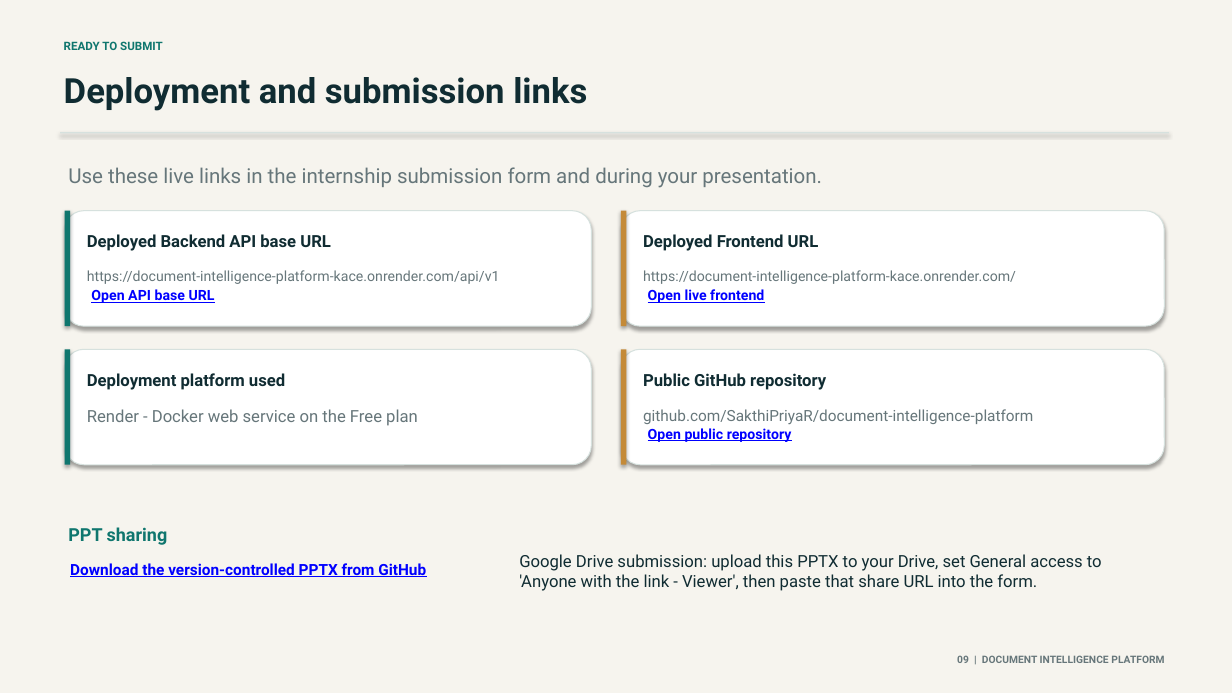
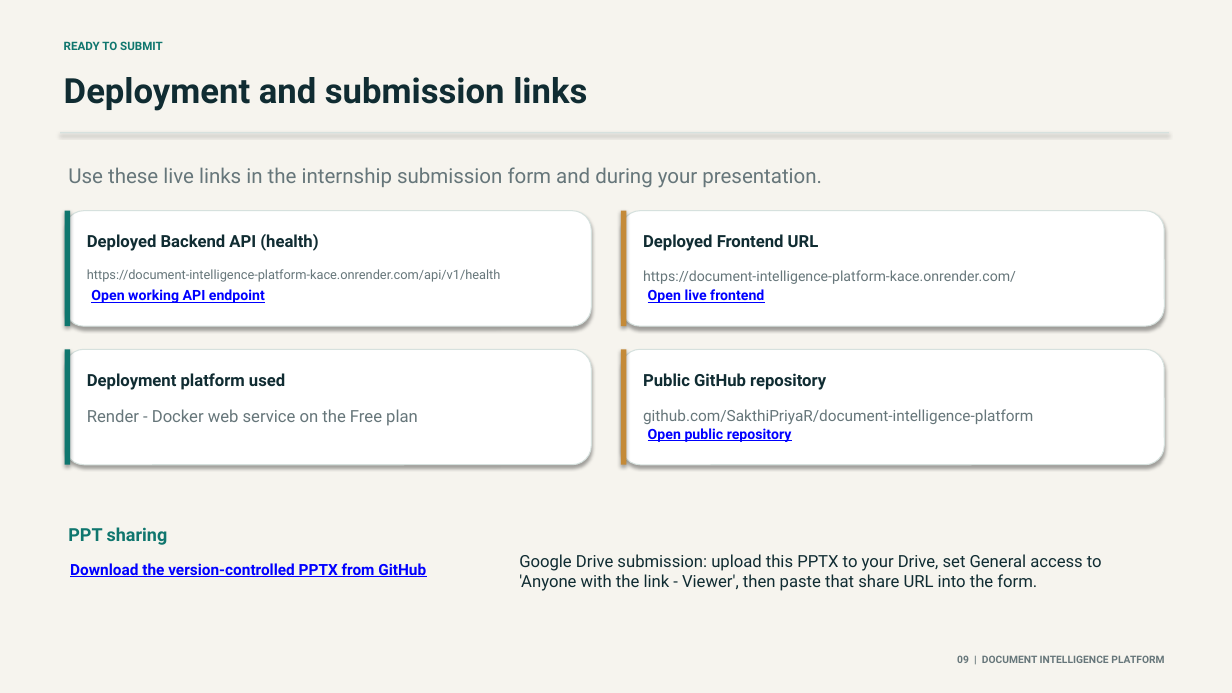
Before and after one commit to SakthiPriyaR/document-intelligence-platform, a slide deck: slide 9 of docs/solution_presentation.pptx. Drawn at 1232x693 pixels with LibreOffice and Linux fonts; fonts in the diff are those of the drawing. Boxes give left, top, right and bottom in pixels: in the first picture for what was removed or moved away, otherwise in the second. Text is boxed around its words. In the diff, an @@ line names an element or a change of style, - is before the commit and + after.

Commit message:
Use health endpoint and remove talk track

```diff
--- a/docs/solution_presentation.pptx
+++ b/docs/solution_presentation.pptx
@@ text at (87, 234, 318, 251): text changed @@
-Deployed Backend API base URL
+Deployed Backend API (health)
@@ text at (87, 269, 501, 282): text changed; size 11 to 10 pt @@
-https://document-intelligence-platform-kace.onrender.com/api/v1
+https://document-intelligence-platform-kace.onrender.com/api/v1/health
@@ text at (91, 289, 265, 303): text changed @@
-Open API base URL
+Open working API endpoint
```
Also in this commit, not shown: 5 other files.
